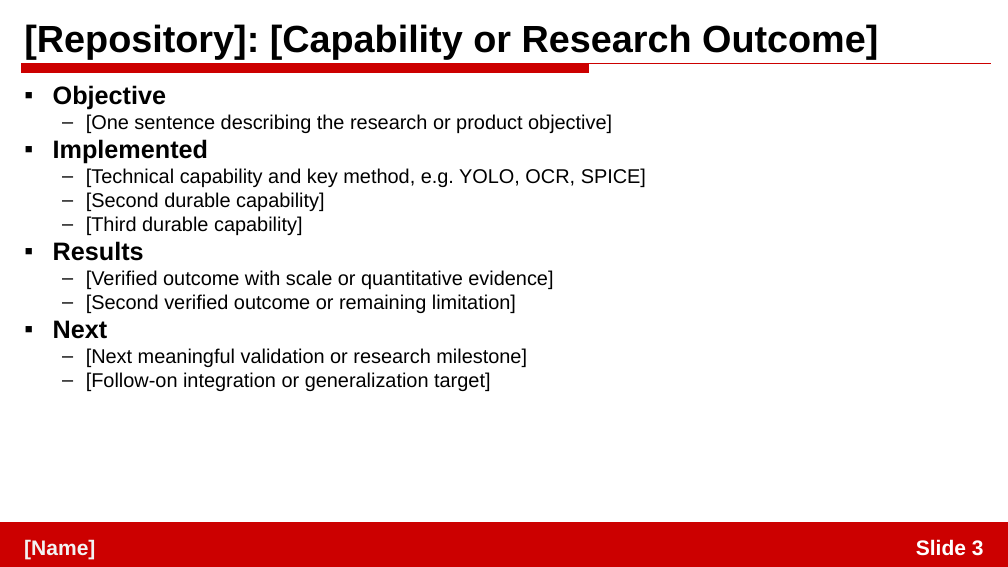
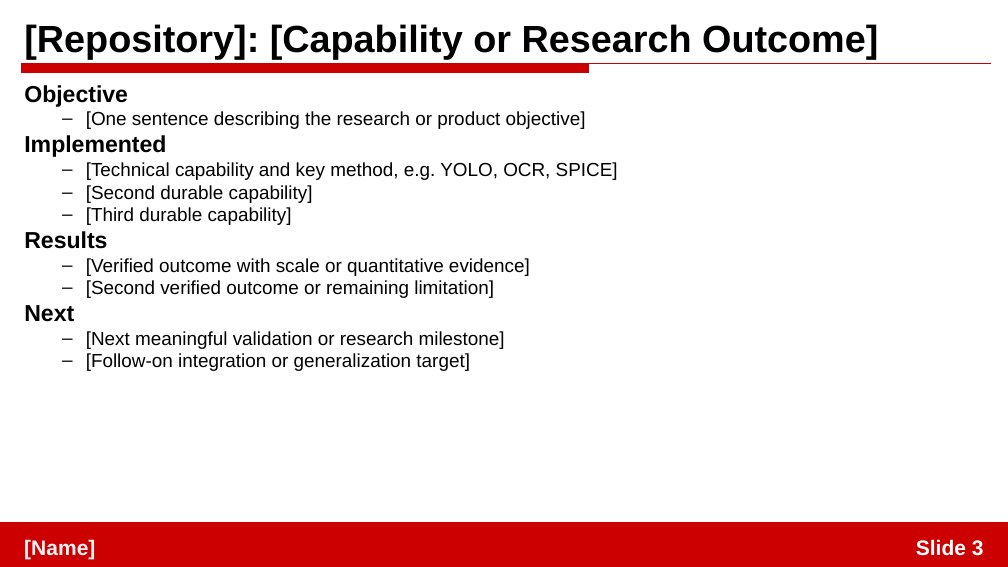
Before and after one commit to WeLET-chao/agent-orchestration-skill, a slide deck: slide 3 of repo-daily-summary/assets/repo-daily-summary-template.pptx. Drawn at 1008x567 pixels with LibreOffice and Linux fonts; fonts in the diff are those of the drawing. Boxes give left, top, right and bottom in pixels: in the first picture for what was removed or moved away, otherwise in the second. Text is boxed around its words. In the diff, an @@ line names an element or a change of style, - is before the commit and + after.

Commit message:
Add PDF delivery for repository summary decks

```diff
--- a/repo-daily-summary/assets/repo-daily-summary-template.pptx
+++ b/repo-daily-summary/assets/repo-daily-summary-template.pptx
@@ text "Objective" at box(24, 85, 618, 371): size 24 to 22 pt in "Objective", "Implemented", "Results", "Next"; size 19 to 18 pt; bullet ▪ to none @@
```
Also in this commit, not shown: 1 other slide changed, 8 other files.
